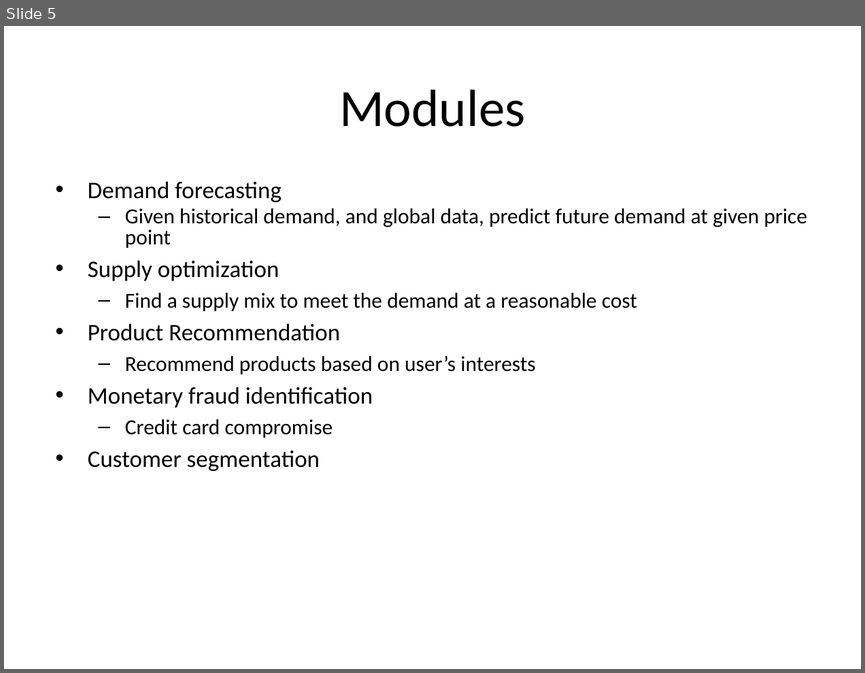
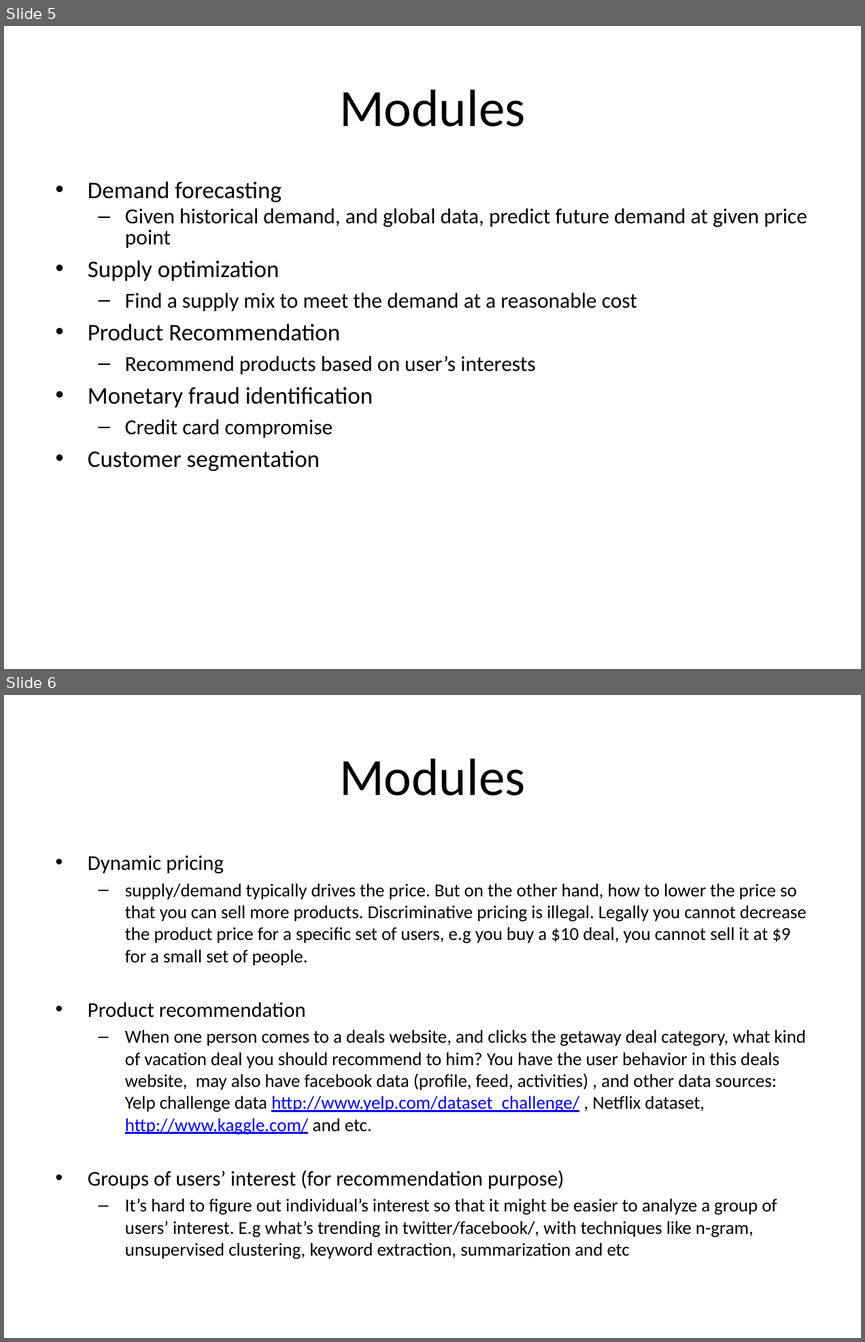
Before and after one commit to OpenDataMining/docs, a slide deck: ProblemStatements.pptx. Shown one above the other, each under a label of ours: slide 5 before the commit, slides 5 and 6 after it. The pictures are 865x673 and 865x1342 pixels, drawn with LibreOffice and Linux fonts; fonts in the diff are those of the drawing. Boxes give left, top, right and bottom in pixels: in the first picture for what was removed or moved away, otherwise in the second. Text is boxed around its words. In the diff, an @@ line names an element or a change of style, - is before the commit and + after.

```diff
--- a/ProblemStatements.pptx
+++ b/ProblemStatements.pptx
@@ slide 6 added at [4,695,861,1338], background #FFFFFF @@
@@ title added at [339,758,525,796], 44 pt, text #000000 @@
+Modules
@@ text added at [88,855,806,1259], 15.4 pt, text #000000 @@
+• Dynamic pricing
+  – supply/demand typically drives the price. But on the other hand, how to lower the price so that you can sell more products. Discriminative pricing is illegal. Legally you cannot decrease the product price for a specific set of users, e.g you buy a $10 deal, you cannot sell it at $9 for a small set of people.
+• Product recommendation
+  – When one person comes to a deals website, and clicks the getaway deal category, what kind of vacation deal you should recommend to him? You have the user behavior in this deals website, may also have facebook data (profile, feed, activities) , and other data sources: Yelp challenge data http://www.yelp.com/dataset_challenge/ , Netflix dataset, http://www.kaggle.com/ and etc.
+• Groups of users’ interest (for recommendation purpose)
+  – It’s hard to figure out individual’s interest so that it might be easier to analyze a group of users’ interest. E.g what’s trending in twitter/facebook/, with techniques like n-gram, unsupervised clustering, keyword extraction, summarization and etc
```
Also in this commit, not shown: 3 slides changed, 3 other slides added.
